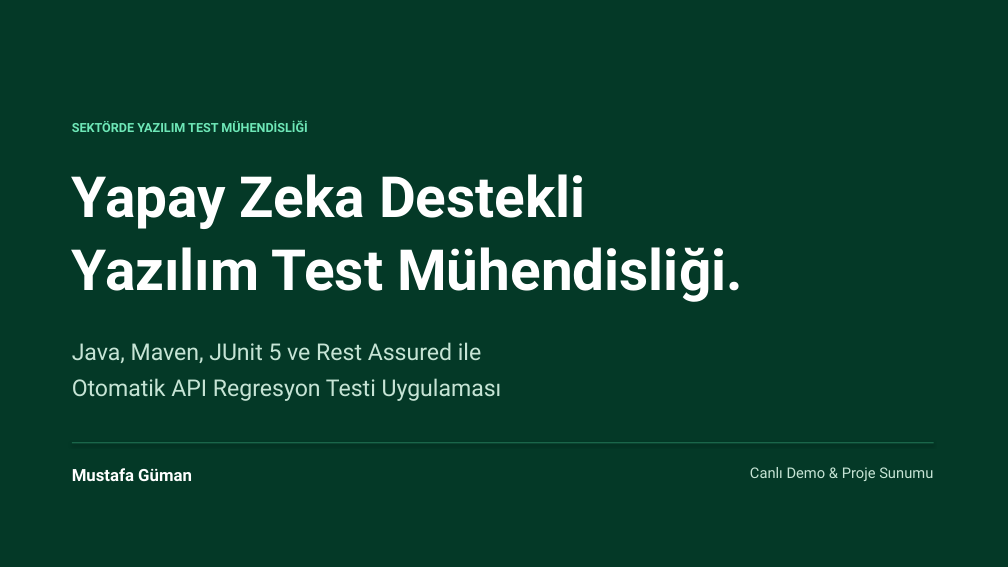
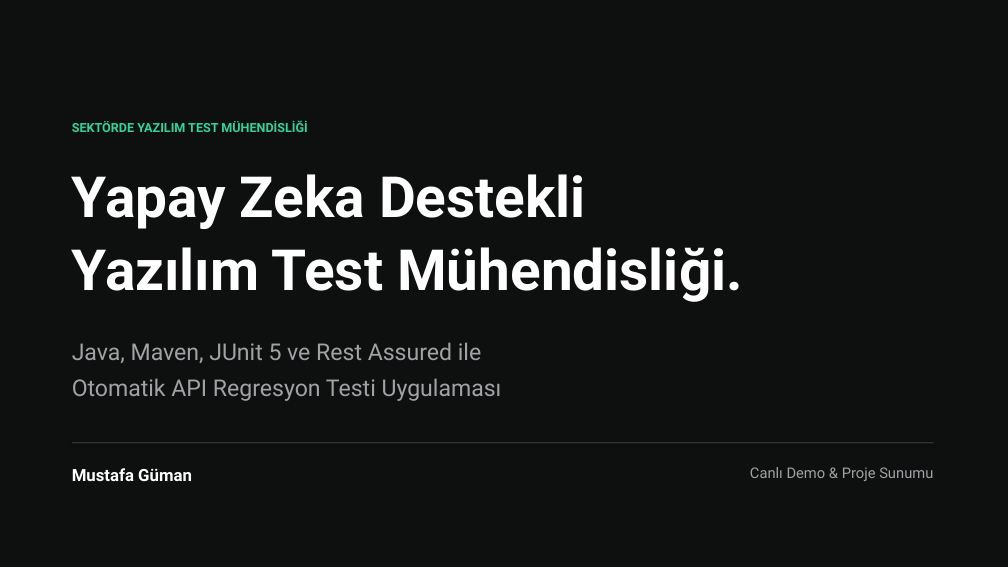
Before and after one commit to mustafagmn/24118007_MustafaGuman_YazilimGelistirme_rest-assured-api-regression-test, a slide deck: slide 1 of sunum/Yapay_Zeka_Destekli_Yazilim_Test_Muhendisligi_Mustafa_Guman.pptx. Drawn at 1008x567 pixels with LibreOffice and Linux fonts; fonts in the diff are those of the drawing. Boxes give left, top, right and bottom in pixels: in the first picture for what was removed or moved away, otherwise in the second. Text is boxed around its words. In the diff, an @@ line names an element or a change of style, - is before the commit and + after.

Commit message:
Refine presentation colors: neutral Apple dark/light surfaces with subtle green accent

```diff
--- a/sunum/Yapay_Zeka_Destekli_Yazilim_Test_Muhendisligi_Mustafa_Guman.pptx
+++ b/sunum/Yapay_Zeka_Destekli_Yazilim_Test_Muhendisligi_Mustafa_Guman.pptx
@@ background #043927 to #0E100F @@
@@ text "SEKTÖRDE YAZILIM TEST MÜHENDİSLİĞİ" at (72,120,307,132): text colour #6EE7B7 to #34D399 @@
@@ text "Java, Maven, JUnit 5 ve ..." at (72,342,502,401): text colour #C6E4D5 to #A1A1A6 @@
@@ rectangle at (72,442,934,443): fill #1A664A to #2E3230 @@
@@ text "Canlı Demo & Proje Sunumu" at (750,467,933,481): text colour #C6E4D5 to #A1A1A6 @@
```
Also in this commit, not shown: 10 other slides changed.
